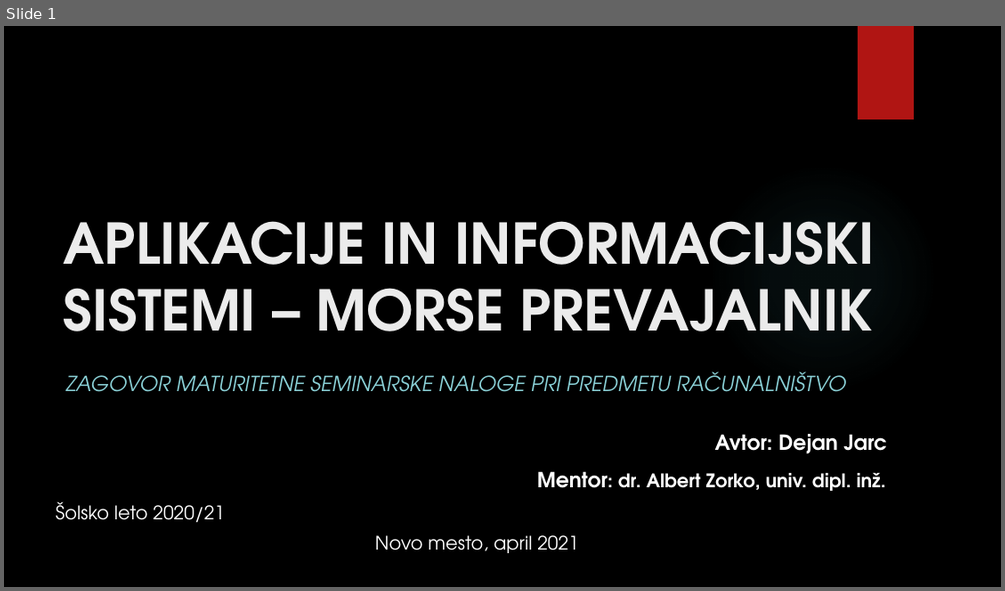
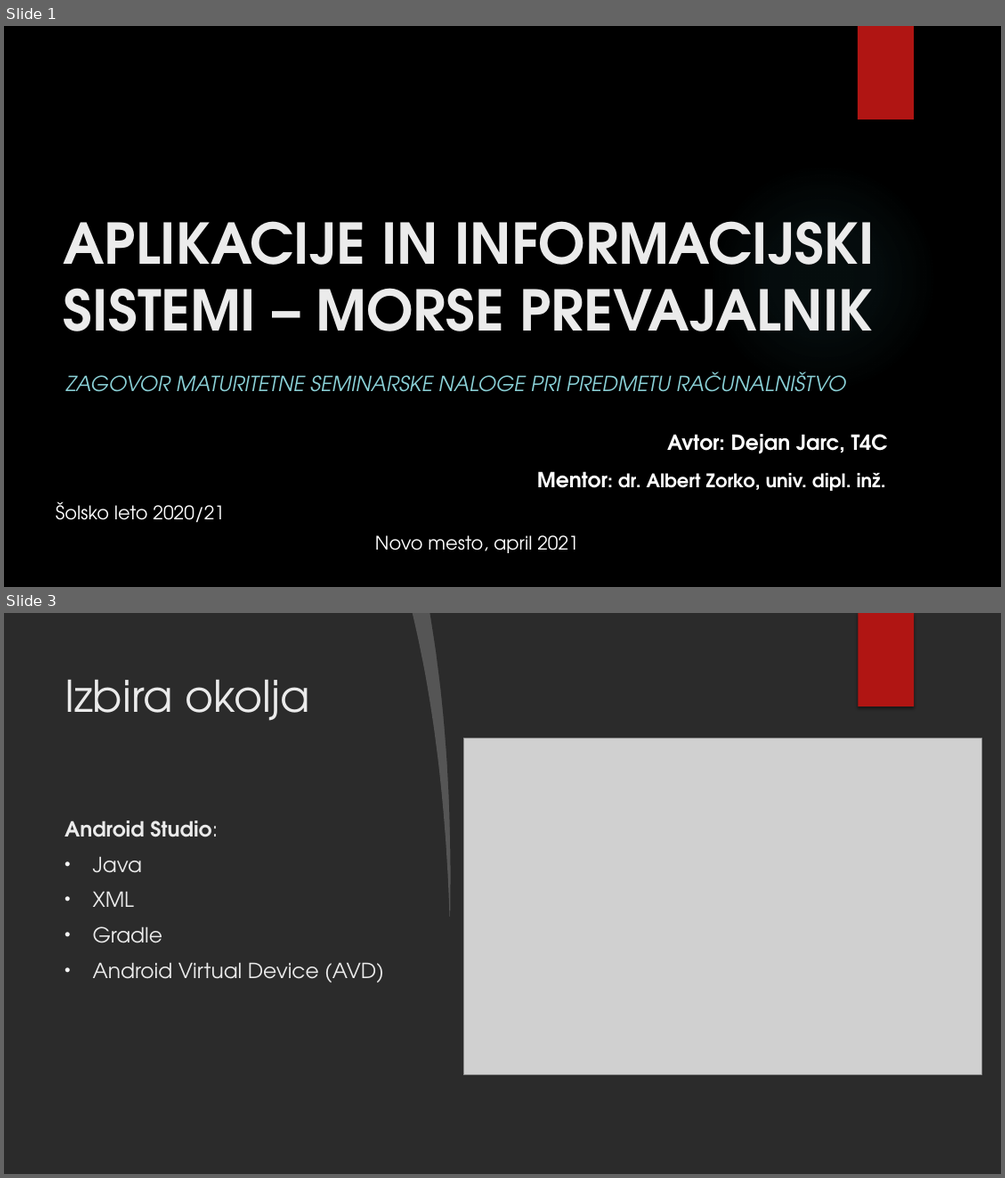
Before and after one commit to MrSlick01/MorsePrevajalnik, a slide deck: ZagovorSeminarske_JarcDejan.pptx. Shown one above the other, each under a label of ours: slide 1 before the commit, slides 1 and 3 after it; the slides between them are not shown. The pictures are 1005x591 and 1005x1178 pixels, drawn with LibreOffice and Linux fonts; fonts in the diff are those of the drawing; grey boxes stand for pictures; background and template pictures are left out; a plain dark background stands for a picture behind light text. Boxes give left, top, right and bottom in pixels: in the first picture for what was removed or moved away, otherwise in the second. Text is boxed around its words. In the diff, an @@ line names an element or a change of style, - is before the commit and + after.

```diff
--- a/ZagovorSeminarske_JarcDejan.pptx
+++ b/ZagovorSeminarske_JarcDejan.pptx
@@ slide 3 added at (x1=4, y1=613, x2=1001, y2=1174), background picture (left out); not listed: 1 template element that a slide beside it also shows @@
@@ freeform shape added at (x1=413, y1=613, x2=458, y2=916), fill #FFFFFF at 20% opacity @@
@@ freeform shape added at (x1=429, y1=613, x2=1001, y2=1174), fill #FFFFFF @@
@@ rectangle added at (x1=858, y1=613, x2=914, y2=706), fill #B01513 @@
@@ title added at (x1=65, y1=679, x2=310, y2=721), 42 pt, text #EBEBEB @@
+Izbira okolja
@@ picture added at (x1=463, y1=738, x2=981, y2=1074) @@
@@ text added at (x1=65, y1=820, x2=384, y2=982), 20 pt, text #EBEBEB @@
+Android Studio:
+• Java
+• XML
+• Gradle
+• Android Virtual Device (AVD)
@@ slide 1 changed as well @@
@@ text at (x1=667, y1=434, x2=888, y2=454): text changed @@
-Avtor: Dejan Jarc
+Avtor: Dejan Jarc, T4C
```
Also in this commit, not shown: 3 other slides added, 1 slide removed.
